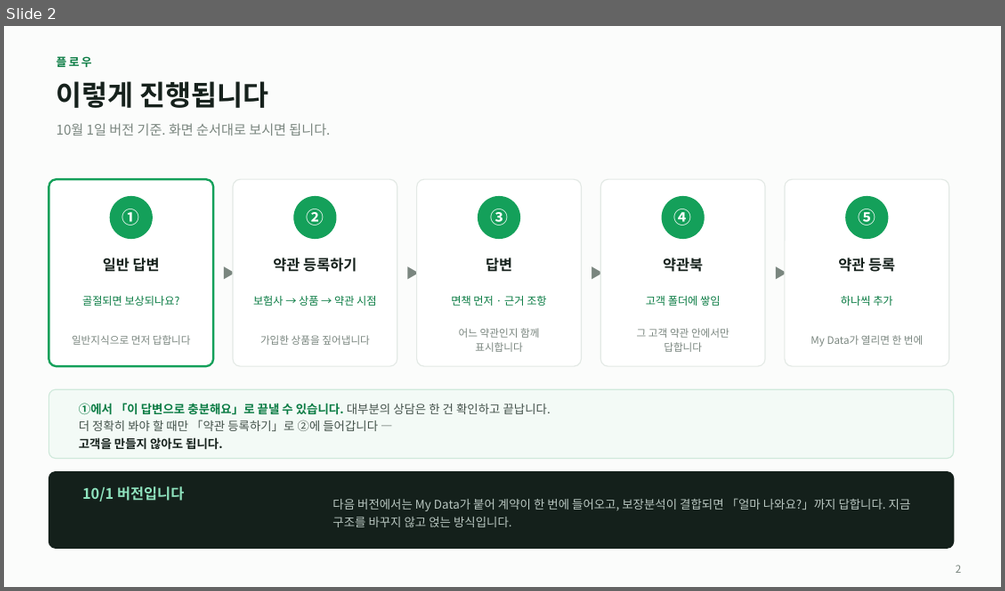
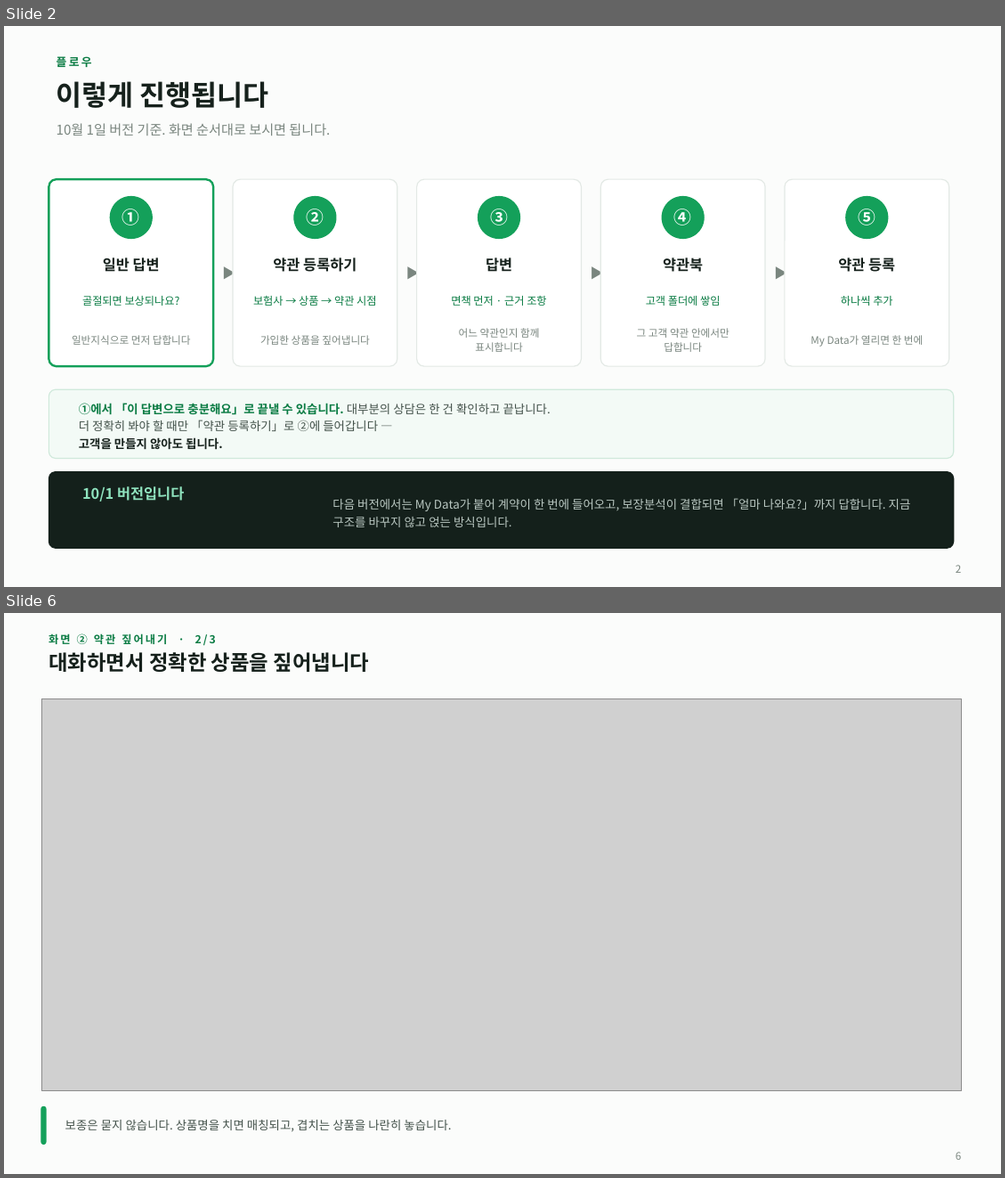
Before and after one commit to acathy870928-hash/chacha6377, a slide deck: docs/Insurance_AI_상담설계.pptx. Shown one above the other, each under a label of ours: slide 2 before the commit, slides 2 and 6 after it; the slides between them are not shown. The pictures are 1005x591 and 1005x1178 pixels, drawn with LibreOffice and Linux fonts; fonts in the diff are those of the drawing; grey boxes stand for pictures. Boxes give left, top, right and bottom in pixels: in the first picture for what was removed or moved away, otherwise in the second. Text is boxed around its words. In the diff, an @@ line names an element or a change of style, - is before the commit and + after.

```diff
--- a/docs/Insurance_AI_상담설계.pptx
+++ b/docs/Insurance_AI_상담설계.pptx
@@ slide 6 added at [4,613,1001,1174], background #FBFCFB @@
@@ text added at [48,633,216,646], 10.5 pt, text #0B7C44, bold @@
+화면 ② 약관 짚어내기 · 2/3
@@ text added at [48,652,369,672], 20 pt, text #16211C, bold @@
+대화하면서 정확한 상품을 짚어냅니다
@@ picture added at [41,699,961,1090] @@
@@ rounded rectangle added at [41,1107,46,1144], fill #14A05A, outline #14A05A 1 pt @@
@@ text added at [65,1119,451,1132], 11.5 pt, text #44524B @@
+보종은 묻지 않습니다. 상품명을 치면 매칭되고, 겹치는 상품을 나란히 놓습니다.
@@ text added at [955,1151,961,1159], 10 pt, text #7A867F @@
+6
```
Also in this commit, not shown: 4 slides changed, 7 other slides added, 1 slide removed, 8 other files.
